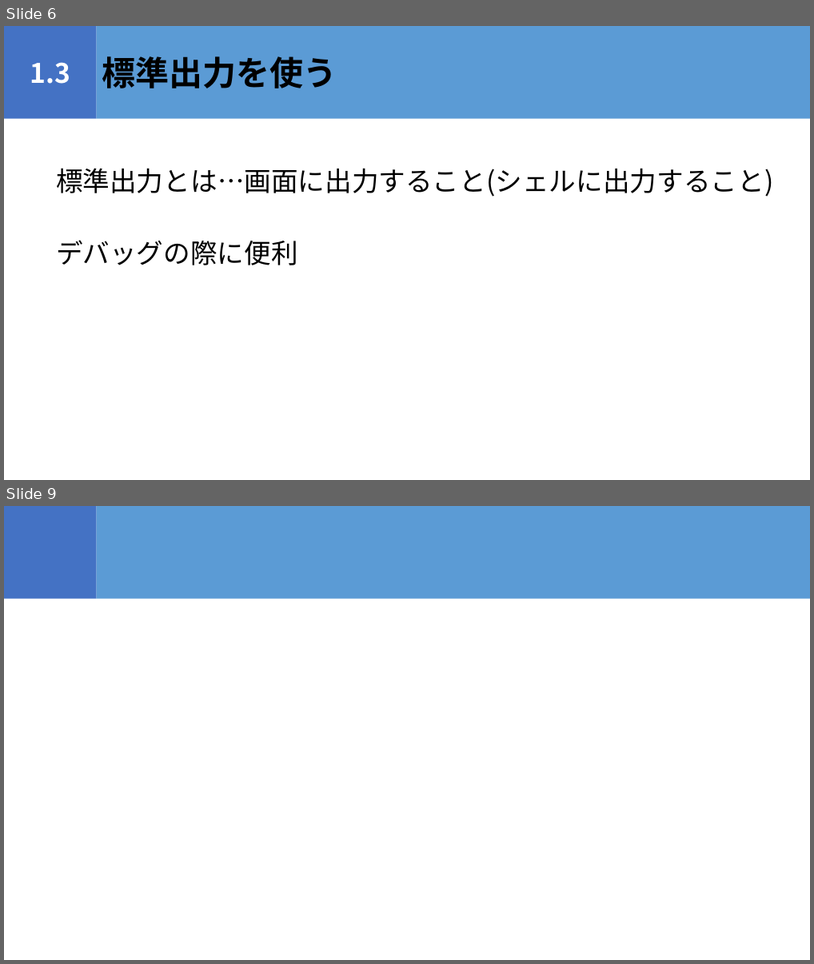
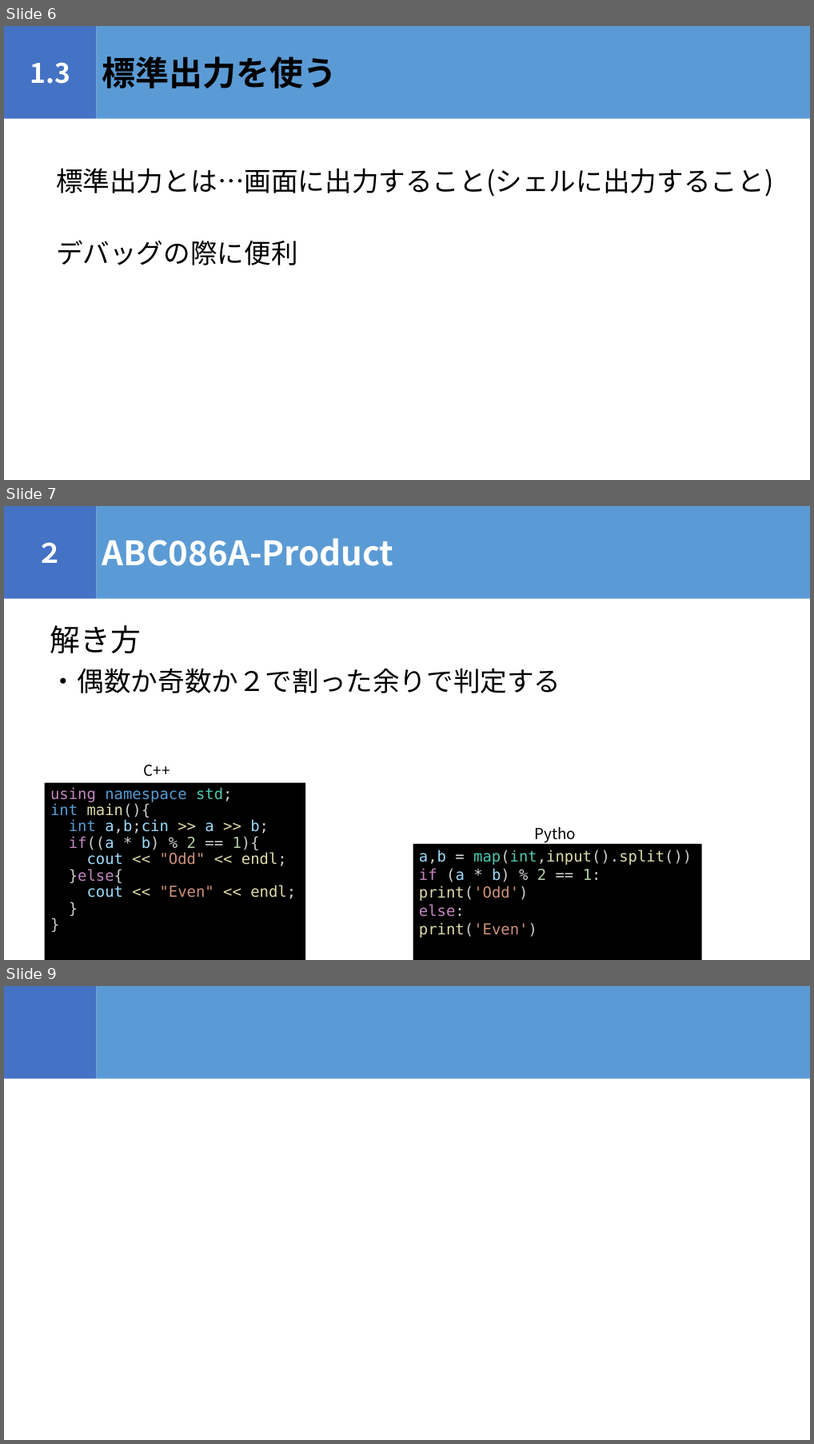
Before and after one commit to igeeeeee/triC_AtCoder_Beginners_Selection, a slide deck: ABS_勉強会.pptx. Shown one above the other, each under a label of ours: slides 6 and 9 before the commit, slides 6, 7 and 9 after it; the slides between them are not shown. The pictures are 814x964 and 814x1444 pixels, drawn with LibreOffice and Linux fonts; fonts in the diff are those of the drawing. Boxes give left, top, right and bottom in pixels: in the first picture for what was removed or moved away, otherwise in the second. Text is boxed around its words. In the diff, an @@ line names an element or a change of style, - is before the commit and + after.

```diff
--- a/ABS_勉強会.pptx
+++ b/ABS_勉強会.pptx
@@ slide 7 added at (4, 506, 810, 960), background #FFFFFF @@
@@ rectangle added at (4, 506, 97, 599), fill #4472C4, 32 pt, text #FFFFFF, bold @@
+２
@@ rectangle added at (97, 506, 810, 599), fill #5B9BD5, 40 pt, text #FFFFFF, bold @@
+ABC086A-Product
@@ text added at (50, 625, 141, 653), 36 pt, text #000000 @@
+解き方
@@ text added at (50, 668, 562, 693), 32 pt, text #000000 @@
+・偶数か奇数か２で割った余りで判定する
@@ text added at (144, 764, 170, 776), 18 pt, text #000000 @@
+C++
@@ rectangle added at (45, 783, 306, 960), fill #000000, 18 pt, text #DCDCAA @@
+using namespace std;
+int main(){
+int a,b;cin >> a >> b;
+if((a * b) % 2 == 1){
+cout << "Odd" << endl;
+}else{
+cout << "Even" << endl;
+}
+}
@@ text added at (529, 821, 591, 845), 18 pt, text #000000 @@
+Python
@@ rectangle added at (414, 844, 702, 960), fill #000000, 18 pt, text #DCDCAA @@
+a,b = map(int,input().split())
+if (a * b) % 2 == 1:
+print('Odd')
+else:
+print('Even')
```
Also in this commit, not shown: 1 other slide added, 2 slides removed, 2 other files.
